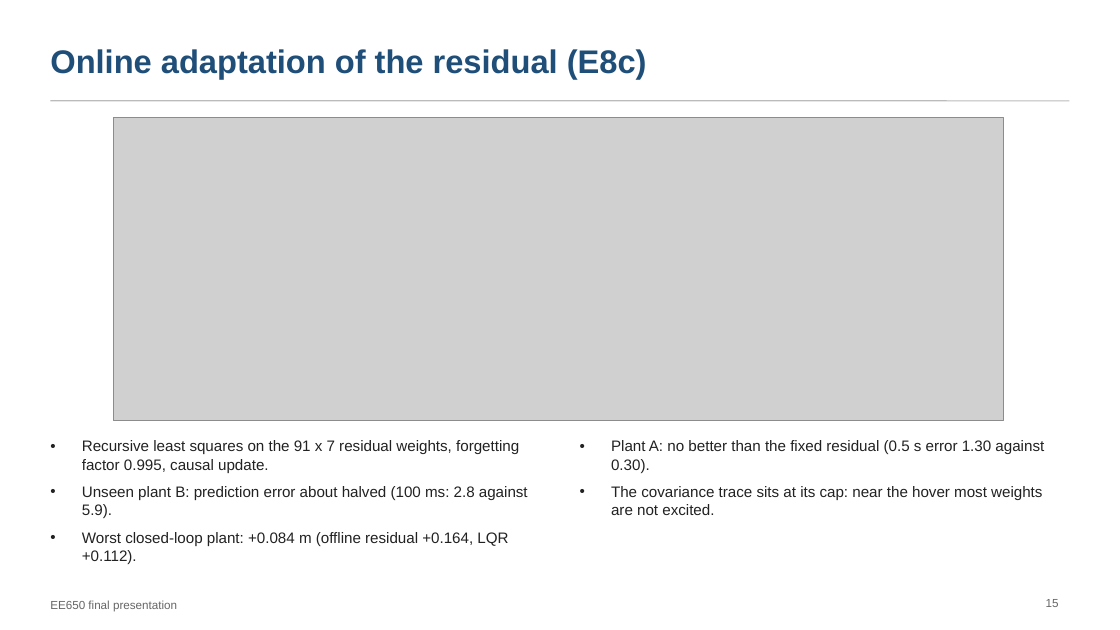
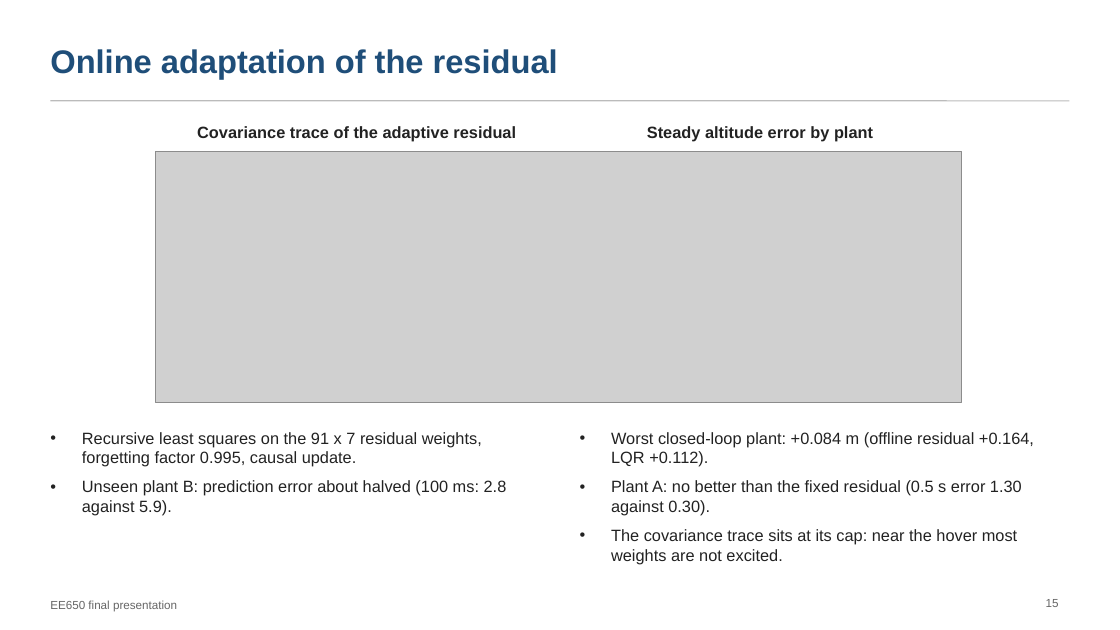
Before and after one commit to pranshuk22/quadrotor-rotor-loss-recovery, a slide deck: slide 15 of docs/deck/final-presentation.pptx. Drawn at 1120x630 pixels with LibreOffice and Linux fonts; fonts in the diff are those of the drawing; grey boxes stand for pictures. Boxes give left, top, right and bottom in pixels: in the first picture for what was removed or moved away, otherwise in the second. Text is boxed around its words. In the diff, an @@ line names an element or a change of style, - is before the commit and + after.

Commit message:
Rework the final deck: fuller layouts, no internal experiment labels
Slide titles and text no longer use the experiment names; the title rows of the figures are cropped (prepare_figures.py) and panel captions are slide text. Tables and figures are enlarged to fill the slides; overflowing text boxes fixed.

```diff
--- a/docs/deck/final-presentation.pptx
+++ b/docs/deck/final-presentation.pptx
@@ title at (50,49,558,79): text changed @@
-Online adaptation of the residual (E8c)
+Online adaptation of the residual
@@ text added at (197,126,516,142), 14 pt, text #222222, bold @@
+Covariance trace of the adaptive residual
@@ text added at (647,126,873,142), 14 pt, text #222222, bold @@
+Steady altitude error by plant
@@ picture: place and size @@
-picture at (113,118,1004,421)
+picture at (155,151,962,403)
@@ text "Recursive least squares on the ...": place and size @@
-text "Recursive least squares on the ..." at (82,440,528,564)
+text "Recursive least squares on the ..." at (82,432,507,516)
@@ text "Recursive least squares on the ..." at (82,432,507,516): size 13 to 14 pt @@
@@ text "Worst closed-loop plant: +0.084 m ...": place and size @@
-text "Worst closed-loop plant: +0.084 m ..." at (611,440,1044,515)
+text "Worst closed-loop plant: +0.084 m ..." at (611,432,1034,564)
@@ text at (611,432,1034,467): paragraph added @@
+• Worst closed-loop plant: +0.084 m (offline residual +0.164, LQR +0.112).
@@ text at (611,480,1022,564): size 13 to 14 pt in "Plant A: no better than the fixed ...", "The covariance trace sits at its cap: ..." @@
@@ text at (82,532,508,564): paragraph removed @@
-• Worst closed-loop plant: +0.084 m (offline residual +0.164, LQR +0.112).
```
Also in this commit, not shown: 18 other slides changed, 14 other files.
